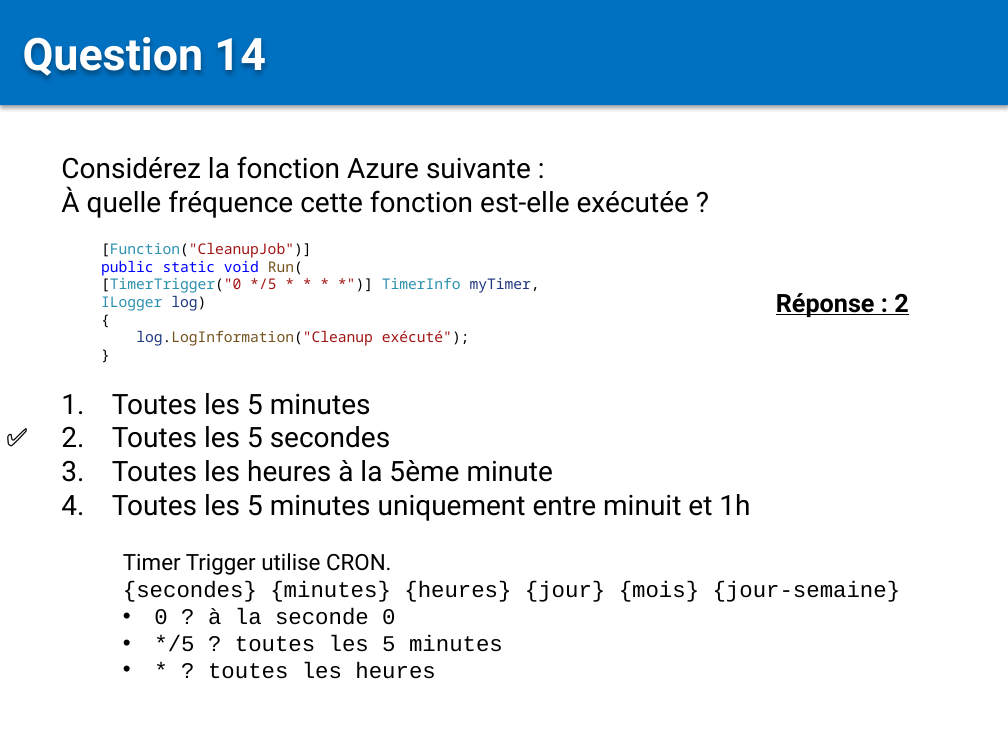
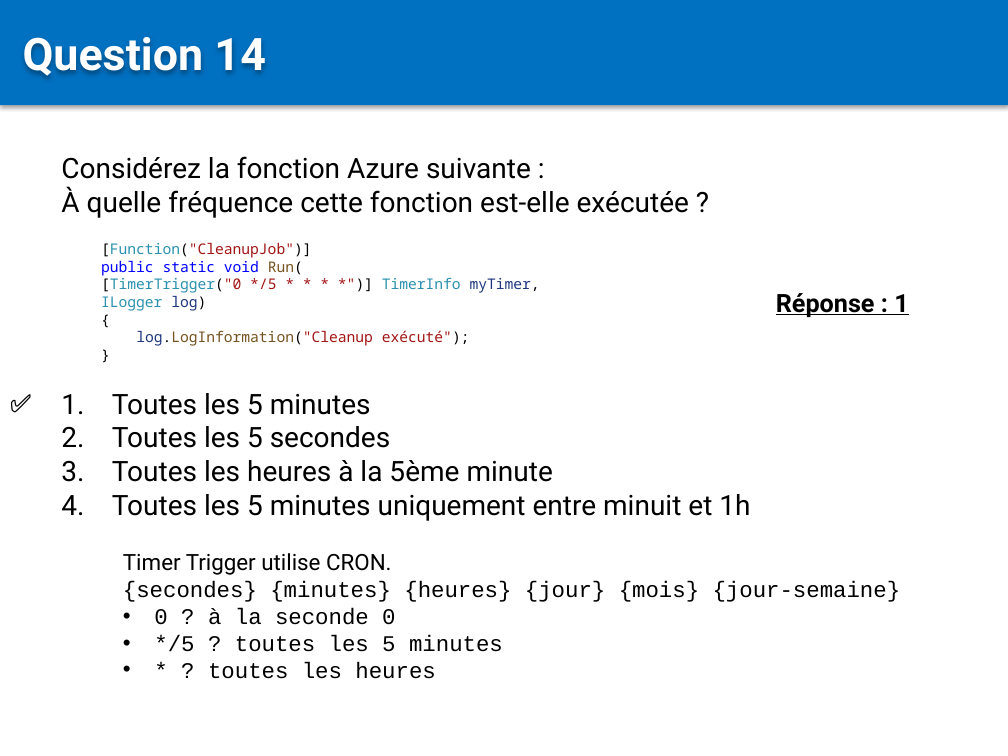
Before and after one commit to Sybaris-Classroom/az-204, a slide deck: slide 110 of Quiz/Quiz.pptx. Drawn at 1008x756 pixels with LibreOffice and Linux fonts; fonts in the diff are those of the drawing. Boxes give left, top, right and bottom in pixels: in the first picture for what was removed or moved away, otherwise in the second. Text is boxed around its words. In the diff, an @@ line names an element or a change of style, - is before the commit and + after.

```diff
--- a/Quiz/Quiz.pptx
+++ b/Quiz/Quiz.pptx
@@ text at (776, 293, 908, 317): text changed @@
-Réponse : 2
+Réponse : 1
@@ text "✅" rewrapped from (0, 416, 57, 457) to (0, 383, 61, 423) @@
```
Also in this commit, not shown: 1 other slide changed.
